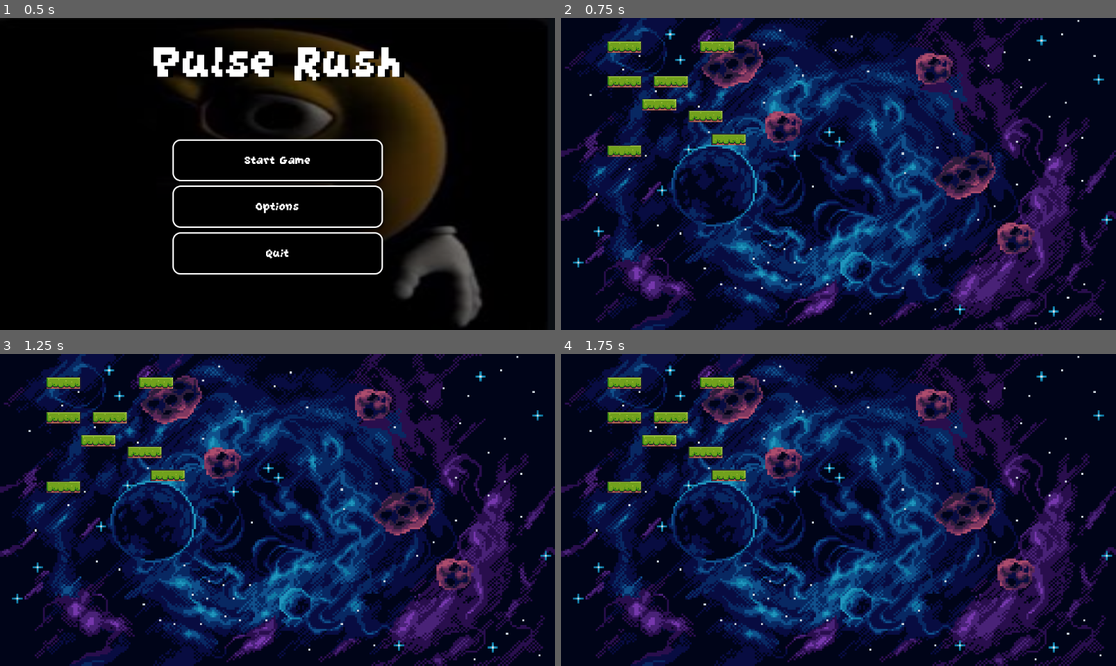
Above: before the commit, frames 1-4 (two rows, left to right).
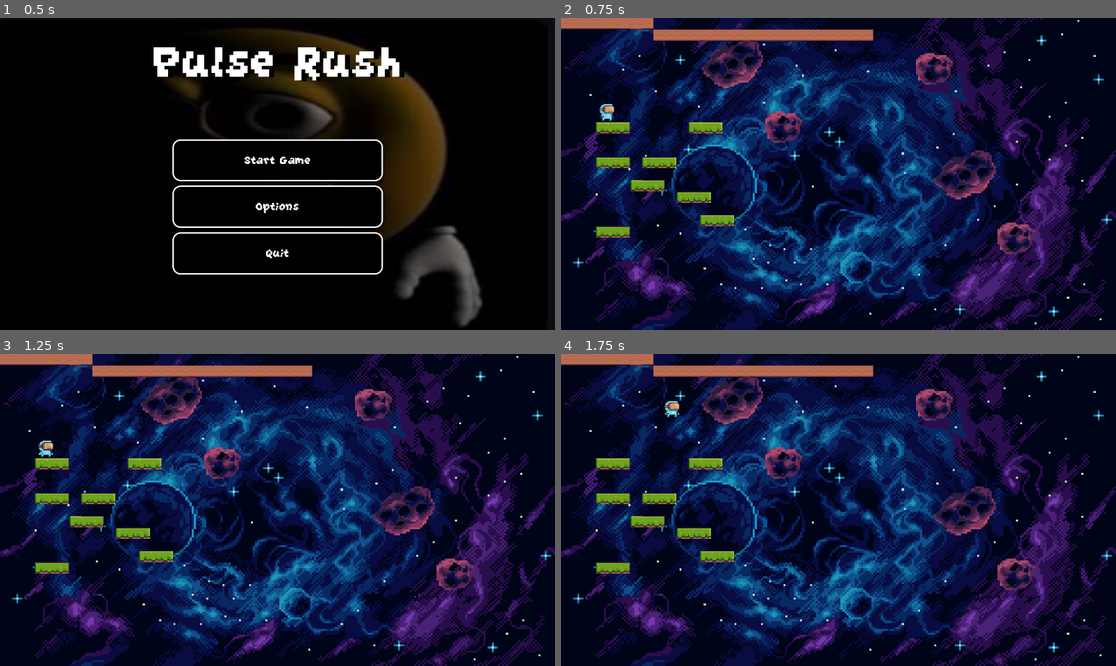
Above: after the commit, the same moments.

Repository: qujimin/Year12GamePulseRush
Game: Godot game, scene res://main_menu.tscn
Same seed, same stepped clock (60 frames per second), same inputs: the game is played once before the commit and once after it. The project has no main scene, so this scene is started directly.
Inputs:
- Up to frame 1 (0.5 s): no input
- Up to frame 2 (0.75 s): click "Start Game" at 0.5 s
- Up to frame 3 (1.25 s): no input
- Up to frame 4 (1.75 s): tap Enter (ui_accept) at 1.25, 1.35, 1.52 s; hold Right (ui_right) from 1.28 s (still down)

Frame 1 is identical in both runs. In frame 2, 5.9% of the frame differs, in the area x 0-57%, y 0-71%; in frame 3, 5.9%; in frame 4, 5.9%.

Commit message:
level_1_v3

Diff:
--- a/level_1.tscn
+++ b/level_1.tscn
@@ -315,6 +315,7 @@
 scale = Vector2(1.5, 1.5)
 tile_set = SubResource("TileSet_rka8t")
 format = 2
-layer_0/tile_data = PackedInt32Array(131076, 393216, 0, 327684, 393216, 0, 720900, 393216, 0, 131077, 458752, 0, 327685, 458752, 0, 720901, 458752, 0, 131078, 524288, 0, 327686, 524288, 0, 720902, 524288, 0, 458759, 393216, 0, 327688, 393216, 0, 458760, 458752, 0, 327689, 458752, 0, 458761, 524288, 0, 327690, 524288, 0, 524299, 393216, 0, 131084, 393216, 0, 524300, 458752, 0, 131085, 458752, 0, 524301, 524288, 0, 655373, 393216, 0, 131086, 524288, 0, 655374, 458752, 0, 655375, 524288, 0)
+layer_0/tile_data = PackedInt32Array(589827, 393216, 0, 786435, 393216, 0, 1179651, 393216, 0, 589828, 458752, 0, 786436, 458752, 0, 1179652, 458752, 0, 589829, 524288, 0, 786437, 524288, 0, 1179653, 524288, 0, 917510, 393216, 0, 786439, 393216, 0, 917511, 458752, 0, 786440, 458752, 0, 917512, 524288, 0, 786441, 524288, 0, 983050, 393216, 0, 589835, 393216, 0, 983051, 458752, 0, 589836, 458752, 0, 983052, 524288, 0, 1114124, 393216, 0, 589837, 524288, 0, 1114125, 458752, 0, 1114126, 524288, 0, 0, 458752, 2, 1, 458752, 2, 2, 458752, 2, 3, 458752, 2, 4, 458752, 2, 5, 458752, 2, 6, 458752, 2, 7, 458752, 2, 65544, 458752, 2, 65545, 458752, 2, 65546, 458752, 2, 65547, 458752, 2, 65548, 458752, 2, 65549, 458752, 2, 65550, 458752, 2, 65551, 458752, 2, 65552, 458752, 2, 65553, 458752, 2, 65554, 458752, 2, 65555, 458752, 2, 65556, 458752, 2, 65557, 458752, 2, 65558, 458752, 2, 65559, 458752, 2, 65560, 458752, 2, 65561, 458752, 2, 65562, 458752, 2)
 
 [node name="CharacterBody2D" parent="." instance=ExtResource("3_hn12h")]
+position = Vector2(-34, 161)
--- a/level_1/scenes/main_character.gd
+++ b/level_1/scenes/main_character.gd
@@ -3,22 +3,21 @@
 const SPEED = 300.0
 const JUMP_VELOCITY = -400.0
 
-
 var gravity = ProjectSettings.get_setting("physics/2d/default_gravity")
 
 func _physics_process(delta):
-	#Add the gravity
+	# Apply gravity when not on the floor
 	if not is_on_floor():
-		velocity.y = JUMP_VELOCITY
+		velocity.y += gravity * delta  # Apply gravity to pull the character down
 
+	# Handle jump input
 	if Input.is_action_just_pressed("ui_accept") and is_on_floor():
-		velocity.y =JUMP_VELOCITY
+		velocity.y = JUMP_VELOCITY  # Set upward velocity only when jumping
 
-
+	# Handle horizontal movement
 	var direction = Input.get_axis("ui_left", "ui_right")
 	if direction:
 		velocity.x = direction * SPEED
-
 	else:
 		velocity.x = move_toward(velocity.x, 0, SPEED)
 
--- a/level_1/scenes/main_character.tscn
+++ b/level_1/scenes/main_character.tscn
@@ -1,7 +1,195 @@
-[gd_scene load_steps=4 format=3 uid="uid://bf7l14w5m8ymj"]
-
-[ext_resource type="Texture2D" uid="uid://x1641maqvpqt" path="res://level_1/Virtual Guy/Jump (32x32).png" id="1_d63vh"]
+[gd_scene load_steps=31 format=3 uid="uid://bf7l14w5m8ymj"]
+
 [ext_resource type="Script" uid="uid://hiriwr0totiw" path="res://level_1/scenes/main_character.gd" id="1_xwwx7"]
+[ext_resource type="Texture2D" uid="uid://ci3q6kb74whh" path="res://Virtual Guy/Idle (32x32).png" id="2_psdgg"]
+[ext_resource type="Texture2D" uid="uid://x1641maqvpqt" path="res://Virtual Guy/Jump (32x32).png" id="3_crhwq"]
+[ext_resource type="Texture2D" uid="uid://dsdm7vj1f13ur" path="res://Virtual Guy/Run (32x32).png" id="4_xievg"]
+
+[sub_resource type="AtlasTexture" id="AtlasTexture_dxgxs"]
+atlas = ExtResource("2_psdgg")
+region = Rect2(0, 0, 32, 32)
+
+[sub_resource type="AtlasTexture" id="AtlasTexture_v050b"]
+atlas = ExtResource("2_psdgg")
+region = Rect2(32, 0, 32, 32)
+
+[sub_resource type="AtlasTexture" id="AtlasTexture_pidiu"]
+atlas = ExtResource("2_psdgg")
+region = Rect2(64, 0, 32, 32)
+
+[sub_resource type="AtlasTexture" id="AtlasTexture_addhh"]
+atlas = ExtResource("2_psdgg")
+region = Rect2(96, 0, 32, 32)
+
+[sub_resource type="AtlasTexture" id="AtlasTexture_dkohq"]
+atlas = ExtResource("2_psdgg")
+region = Rect2(128, 0, 32, 32)
+
+[sub_resource type="AtlasTexture" id="AtlasTexture_v11ma"]
+atlas = ExtResource("2_psdgg")
+region = Rect2(160, 0, 32, 32)
+
+[sub_resource type="AtlasTexture" id="AtlasTexture_sh61h"]
+atlas = ExtResource("2_psdgg")
+region = Rect2(192, 0, 32, 32)
+
+[sub_resource type="AtlasTexture" id="AtlasTexture_r0hfi"]
+atlas = ExtResource("2_psdgg")
+region = Rect2(224, 0, 32, 32)
+
+[sub_resource type="AtlasTexture" id="AtlasTexture_2hlpn"]
+atlas = ExtResource("2_psdgg")
+region = Rect2(256, 0, 32, 32)
+
+[sub_resource type="AtlasTexture" id="AtlasTexture_fux6r"]
+atlas = ExtResource("2_psdgg")
+region = Rect2(288, 0, 32, 32)
+
+[sub_resource type="AtlasTexture" id="AtlasTexture_l0rb2"]
+atlas = ExtResource("2_psdgg")
+region = Rect2(320, 0, 32, 32)
+
+[sub_resource type="AtlasTexture" id="AtlasTexture_r6k4n"]
+atlas = ExtResource("3_crhwq")
+region = Rect2(0, 0, 32, 32)
+
+[sub_resource type="AtlasTexture" id="AtlasTexture_lxi83"]
+atlas = ExtResource("4_xievg")
+region = Rect2(0, 0, 32, 32)
+
+[sub_resource type="AtlasTexture" id="AtlasTexture_ihn2o"]
+atlas = ExtResource("4_xievg")
+region = Rect2(32, 0, 32, 32)
+
+[sub_resource type="AtlasTexture" id="AtlasTexture_b5ogp"]
+atlas = ExtResource("4_xievg")
+region = Rect2(64, 0, 32, 32)
+
+[sub_resource type="AtlasTexture" id="AtlasTexture_7lxpd"]
+atlas = ExtResource("4_xievg")
+region = Rect2(96, 0, 32, 32)
+
+[sub_resource type="AtlasTexture" id="AtlasTexture_1e36r"]
+atlas = ExtResource("4_xievg")
+region = Rect2(128, 0, 32, 32)
+
+[sub_resource type="AtlasTexture" id="AtlasTexture_0tfaw"]
+atlas = ExtResource("4_xievg")
+region = Rect2(160, 0, 32, 32)
+
+[sub_resource type="AtlasTexture" id="AtlasTexture_oches"]
+atlas = ExtResource("4_xievg")
+region = Rect2(192, 0, 32, 32)
+
+[sub_resource type="AtlasTexture" id="AtlasTexture_oqq6m"]
+atlas = ExtResource("4_xievg")
+region = Rect2(224, 0, 32, 32)
+
+[sub_resource type="AtlasTexture" id="AtlasTexture_nx5bu"]
+atlas = ExtResource("4_xievg")
+region = Rect2(256, 0, 32, 32)
+
+[sub_resource type="AtlasTexture" id="AtlasTexture_l2qea"]
+atlas = ExtResource("4_xievg")
+region = Rect2(288, 0, 32, 32)
+
+[sub_resource type="AtlasTexture" id="AtlasTexture_54dx2"]
+atlas = ExtResource("4_xievg")
+region = Rect2(320, 0, 32, 32)
+
+[sub_resource type="AtlasTexture" id="AtlasTexture_mbhai"]
+atlas = ExtResource("4_xievg")
+region = Rect2(352, 0, 32, 32)
+
+[sub_resource type="SpriteFrames" id="SpriteFrames_d63vh"]
+animations = [{
+"frames": [{
+"duration": 1.0,
+"texture": SubResource("AtlasTexture_dxgxs")
+}, {
+"duration": 1.0,
+"texture": SubResource("AtlasTexture_v050b")
+}, {
+"duration": 1.0,
+"texture": SubResource("AtlasTexture_pidiu")
+}, {
+"duration": 1.0,
+"texture": SubResource("AtlasTexture_addhh")
+}, {
+"duration": 1.0,
+"texture": SubResource("AtlasTexture_dkohq")
+}, {
+"duration": 1.0,
+"texture": SubResource("AtlasTexture_v11ma")
+}, {
+"duration": 1.0,
+"texture": SubResource("AtlasTexture_sh61h")
+}, {
+"duration": 1.0,
+"texture": SubResource("AtlasTexture_r0hfi")
+}, {
+"duration": 1.0,
+"texture": SubResource("AtlasTexture_2hlpn")
+}, {
+"duration": 1.0,
+"texture": SubResource("AtlasTexture_fux6r")
+}, {
+"duration": 1.0,
+"texture": SubResource("AtlasTexture_l0rb2")
+}],
+"loop": true,
+"name": &"idle",
+"speed": 20.0
+}, {
+"frames": [{
+"duration": 1.0,
+"texture": SubResource("AtlasTexture_r6k4n")
+}],
+"loop": true,
+"name": &"jumping",
+"speed": 20.0
+}, {
+"frames": [{
+"duration": 1.0,
+"texture": SubResource("AtlasTexture_lxi83")
+}, {
+"duration": 1.0,
+"texture": SubResource("AtlasTexture_ihn2o")
+}, {
+"duration": 1.0,
+"texture": SubResource("AtlasTexture_b5ogp")
+}, {
+"duration": 1.0,
+"texture": SubResource("AtlasTexture_7lxpd")
+}, {
+"duration": 1.0,
+"texture": SubResource("AtlasTexture_1e36r")
+}, {
+"duration": 1.0,
+"texture": SubResource("AtlasTexture_0tfaw")
+}, {
+"duration": 1.0,
+"texture": SubResource("AtlasTexture_oches")
+}, {
+"duration": 1.0,
+"texture": SubResource("AtlasTexture_oqq6m")
+}, {
+"duration": 1.0,
+"texture": SubResource("AtlasTexture_nx5bu")
+}, {
+"duration": 1.0,
+"texture": SubResource("AtlasTexture_l2qea")
+}, {
+"duration": 1.0,
+"texture": SubResource("AtlasTexture_54dx2")
+}, {
+"duration": 1.0,
+"texture": SubResource("AtlasTexture_mbhai")
+}],
+"loop": true,
+"name": &"running",
+"speed": 20.0
+}]
 
 [sub_resource type="CapsuleShape2D" id="CapsuleShape2D_d63vh"]
 radius = 16.5
@@ -10,11 +198,13 @@
 [node name="CharacterBody2D" type="CharacterBody2D"]
 script = ExtResource("1_xwwx7")
 
-[node name="Sprite2D" type="Sprite2D" parent="."]
+[node name="Sprite2D" type="AnimatedSprite2D" parent="."]
 texture_filter = 1
 position = Vector2(129, 30)
 scale = Vector2(1.5, 1.5)
-texture = ExtResource("1_d63vh")
+sprite_frames = SubResource("SpriteFrames_d63vh")
+animation = &"idle"
+autoplay = "idle"
 
 [node name="CollisionShape2D" type="CollisionShape2D" parent="."]
 position = Vector2(129.5, 32.5)
Renamed: level_1/Virtual Guy/Double Jump (32x32).png -> Virtual Guy/Double Jump (32x32).png
Not shown, changed: Virtual Guy/Double Jump (32x32).png.import
Renamed: level_1/Virtual Guy/Fall (32x32).png -> Virtual Guy/Fall (32x32).png
Not shown, changed: Virtual Guy/Fall (32x32).png.import
Renamed: level_1/Virtual Guy/Hit (32x32).png -> Virtual Guy/Hit (32x32).png
Not shown, changed: Virtual Guy/Hit (32x32).png.import
Renamed: level_1/Virtual Guy/Idle (32x32).png -> Virtual Guy/Idle (32x32).png
Not shown, changed: Virtual Guy/Idle (32x32).png.import
Renamed: level_1/Virtual Guy/Jump (32x32).png -> Virtual Guy/Jump (32x32).png
Not shown, changed: Virtual Guy/Jump (32x32).png.import
Renamed: level_1/Virtual Guy/Run (32x32).png -> Virtual Guy/Run (32x32).png
Not shown, changed: Virtual Guy/Run (32x32).png.import
(and 2 more such lines)
